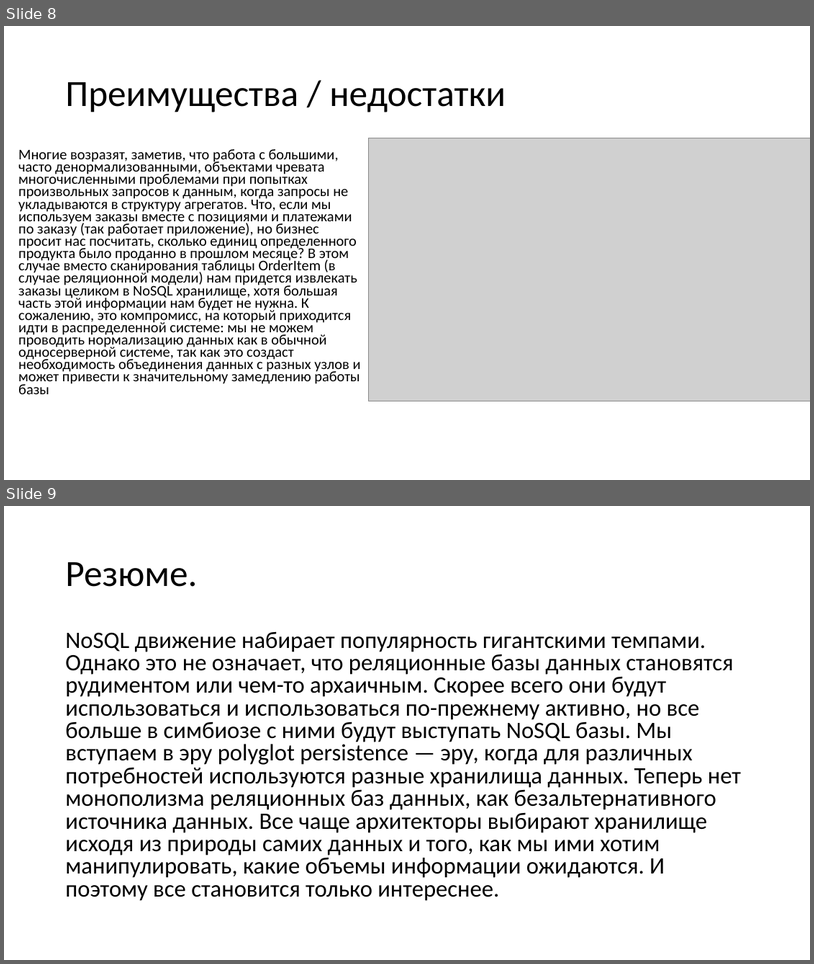
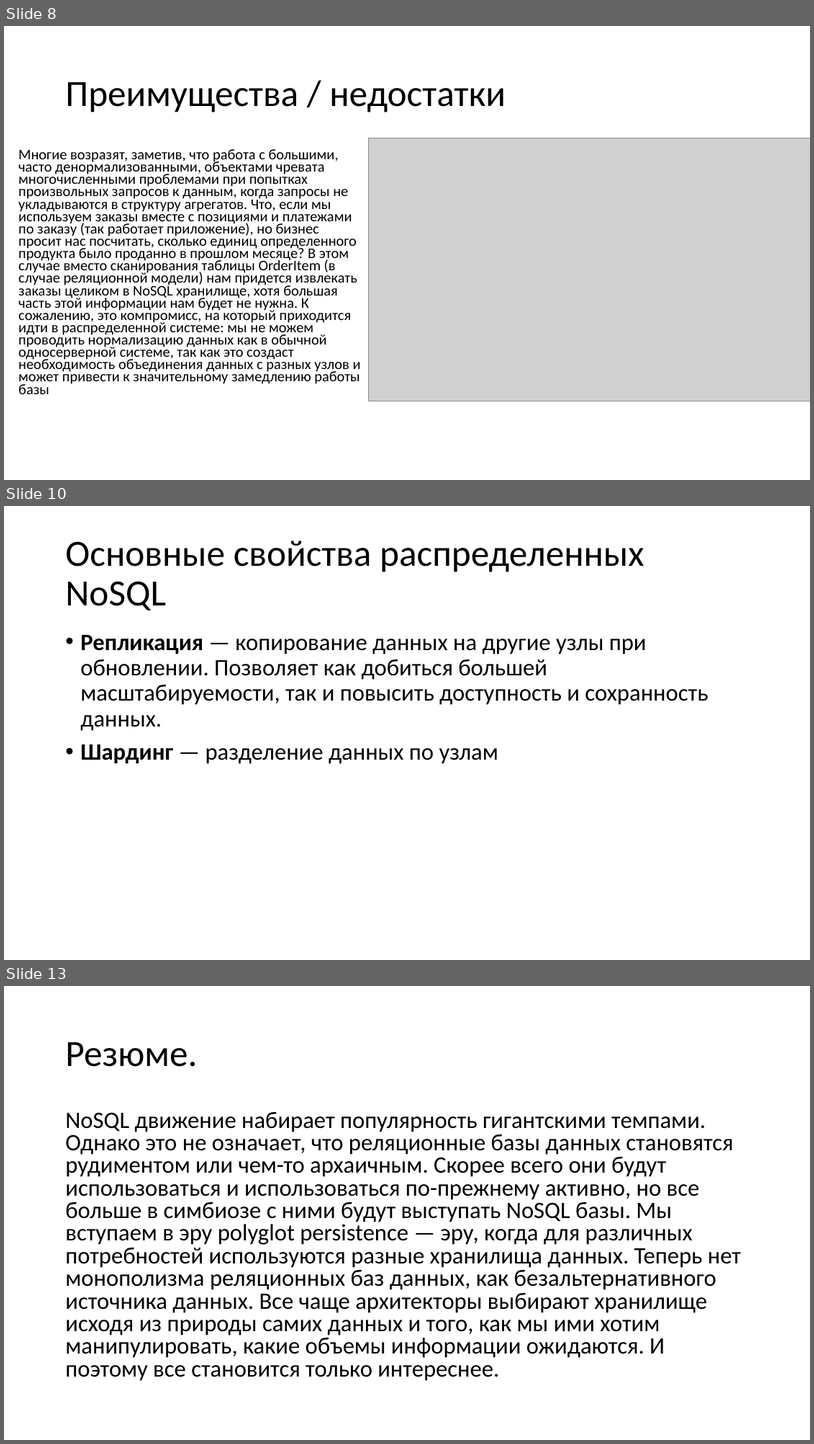
Before and after one commit to avdosev/DataBasePresentations, a slide deck: NoSQL/Презентация.pptx. Shown one above the other, each under a label of ours: slides 8 and 9 before the commit, slides 8, 10 and 13 after it; the slides between them are not shown. The pictures are 814x964 and 814x1444 pixels, drawn with LibreOffice and Linux fonts; fonts in the diff are those of the drawing; grey boxes stand for pictures. Boxes give left, top, right and bottom in pixels: in the first picture for what was removed or moved away, otherwise in the second. Text is boxed around its words. In the diff, an @@ line names an element or a change of style, - is before the commit and + after.

```diff
--- a/NoSQL/Презентация.pptx
+++ b/NoSQL/Презентация.pptx
@@ slide 10 added at (x1=4, y1=506, x2=810, y2=960), background #FFFFFF @@
@@ title added at (x1=65, y1=541, x2=644, y2=610), 44 pt, text #000000 @@
+Основные свойства распределенных NoSQL
@@ text added at (x1=80, y1=634, x2=708, y2=764), 28 pt, text #000000 @@
+• Репликация — копирование данных на другие узлы при обновлении. Позволяет как добиться большей масштабируемости, так и повысить доступность и сохранность данных.
+• Шардинг — разделение данных по узлам
@@ what was slide 9 is now slide 13 @@
```
Also in this commit, not shown: 1 slide changed, 3 other slides added.
